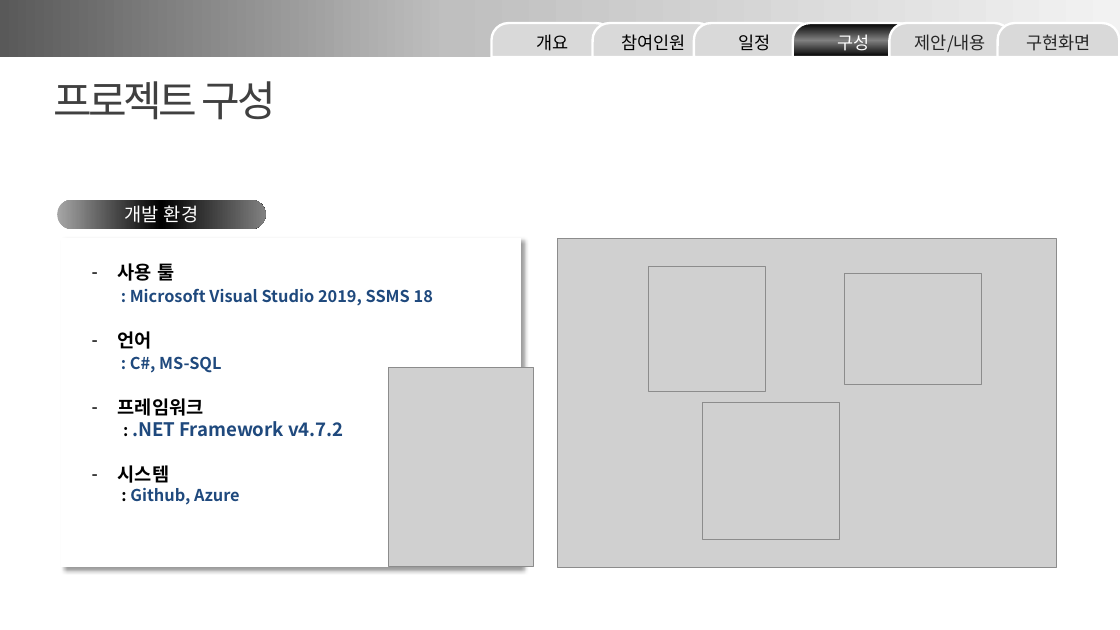
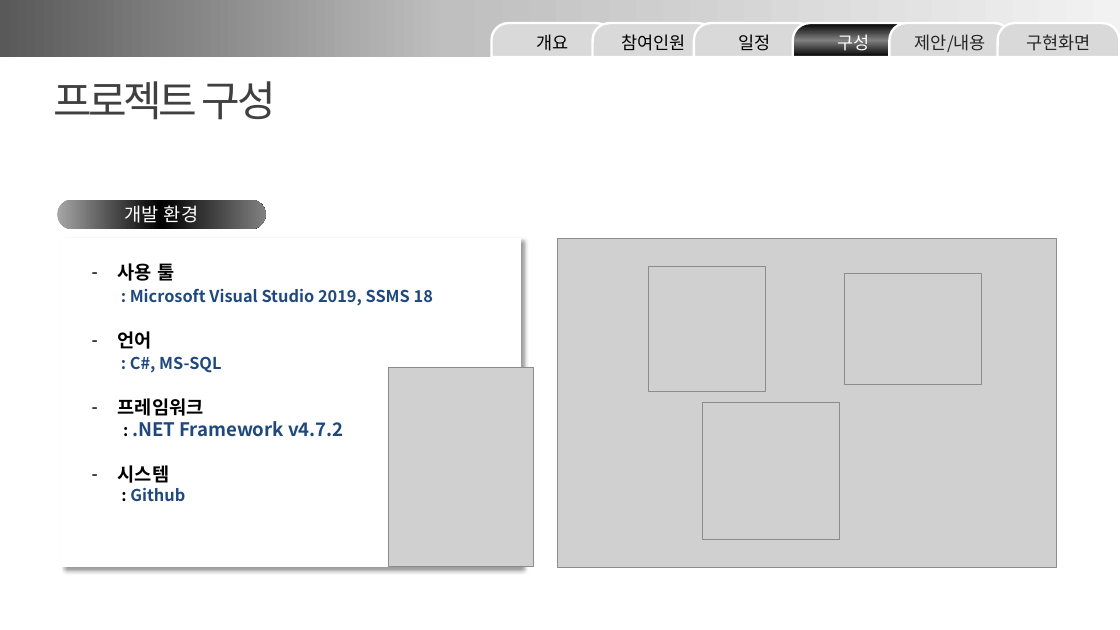
Before and after one commit to minmaxheap/FinalProject, a slide deck: slide 7 of 산출물/Team3 화면 설계 발표 ppt.pptx. Drawn at 1120x630 pixels with LibreOffice and Linux fonts; fonts in the diff are those of the drawing; grey boxes stand for pictures. Boxes give left, top, right and bottom in pixels: in the first picture for what was removed or moved away, otherwise in the second. Text is boxed around its words. In the diff, an @@ line names an element or a change of style, - is before the commit and + after.

Commit message:
화면 설계서

```diff
--- a/산출물/Team3 화면 설계 발표 ppt.pptx
+++ b/산출물/Team3 화면 설계 발표 ppt.pptx
@@ text at (130,488,185,501): text changed @@
-: Github, Azure
+: Github
```
